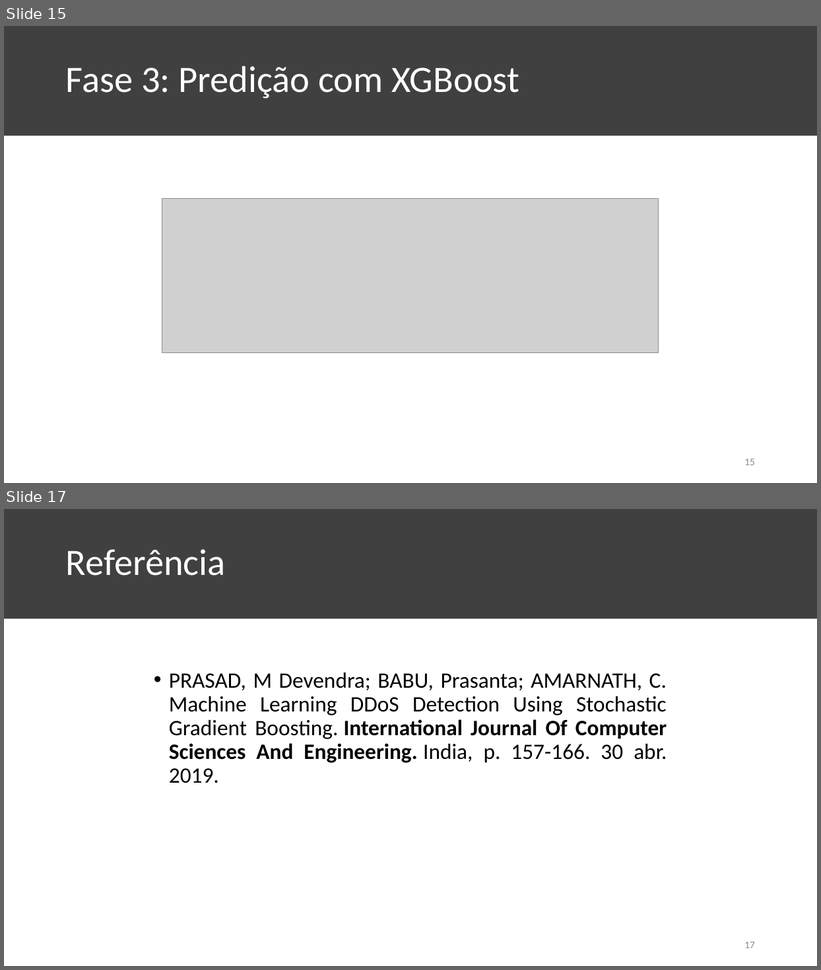
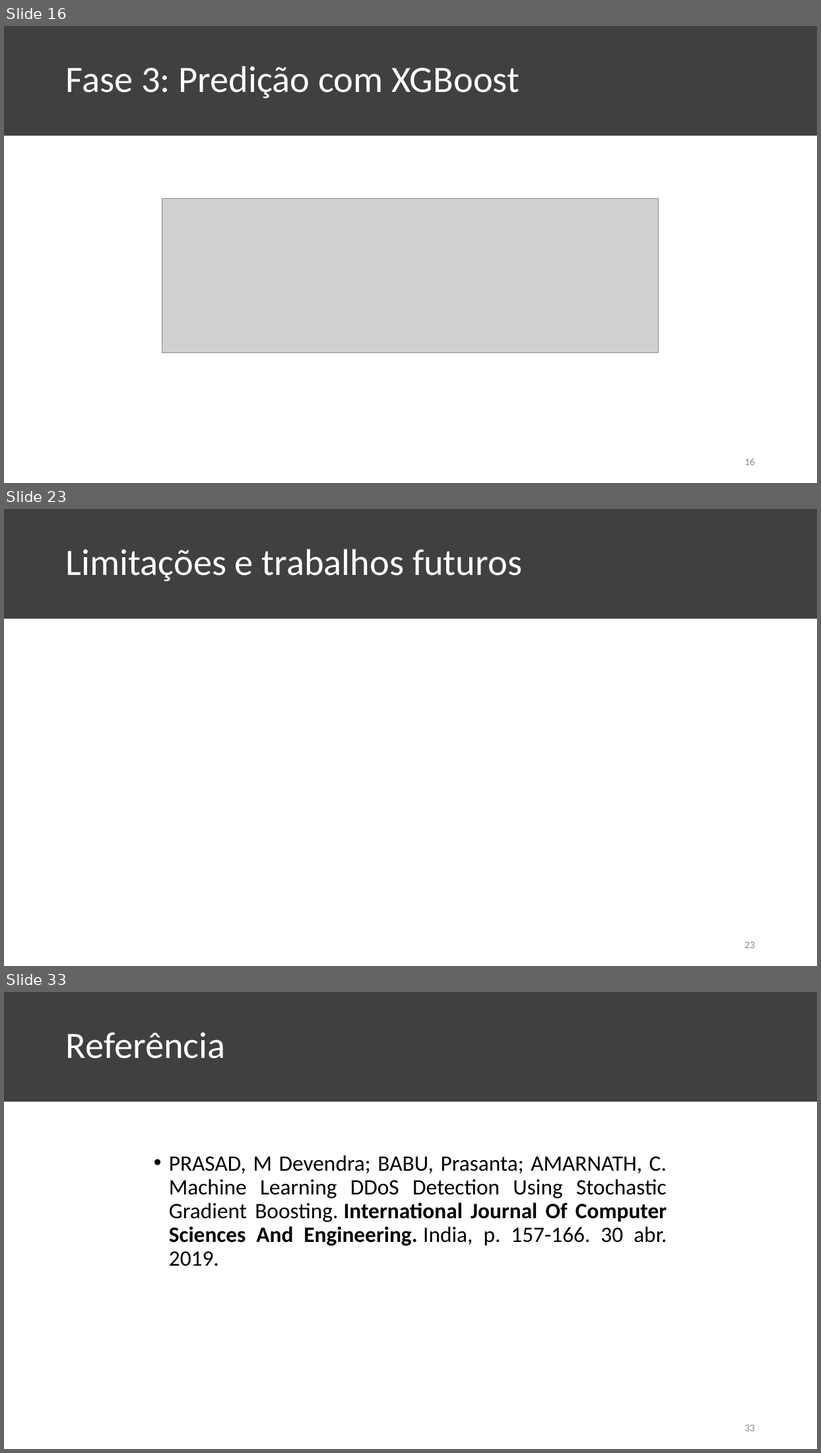
Before and after one commit to KaioAlex/DigitalSecurity, a slide deck: XGBOD-Seminar/XGBOD Seminar.pptx. Shown one above the other, each under a label of ours: slides 15 and 17 before the commit, slides 16, 23 and 33 after it; the slides between them are not shown. The pictures are 821x970 and 821x1453 pixels, drawn with LibreOffice and Linux fonts; fonts in the diff are those of the drawing; grey boxes stand for pictures. Boxes give left, top, right and bottom in pixels: in the first picture for what was removed or moved away, otherwise in the second. Text is boxed around its words. In the diff, an @@ line names an element or a change of style, - is before the commit and + after.

```diff
--- a/XGBOD-Seminar/XGBOD Seminar.pptx
+++ b/XGBOD-Seminar/XGBOD Seminar.pptx
@@ slide 23 added at <box>4,509,817,966</box>, background #FFFFFF; not listed: 1 template element that a slide beside it also shows @@
@@ title added at <box>66,549,522,582</box>, 44 pt, text #FFFFFF @@
+Limitações e trabalhos futuros
@@ page number added at <box>745,942,755,949</box>, 12 pt, text #8C8C8C @@
+23
@@ what was slide 15 is now slide 16 @@
@@ page number at <box>745,458,755,466</box>: text changed @@
-15
+16
@@ what was slide 17 is now slide 33 @@
@@ page number at <box>745,1425,755,1432</box>: text changed @@
-17
+33
```
Also in this commit, not shown: 2 slides changed, 18 other slides added, 3 slides removed, 1 other file.
